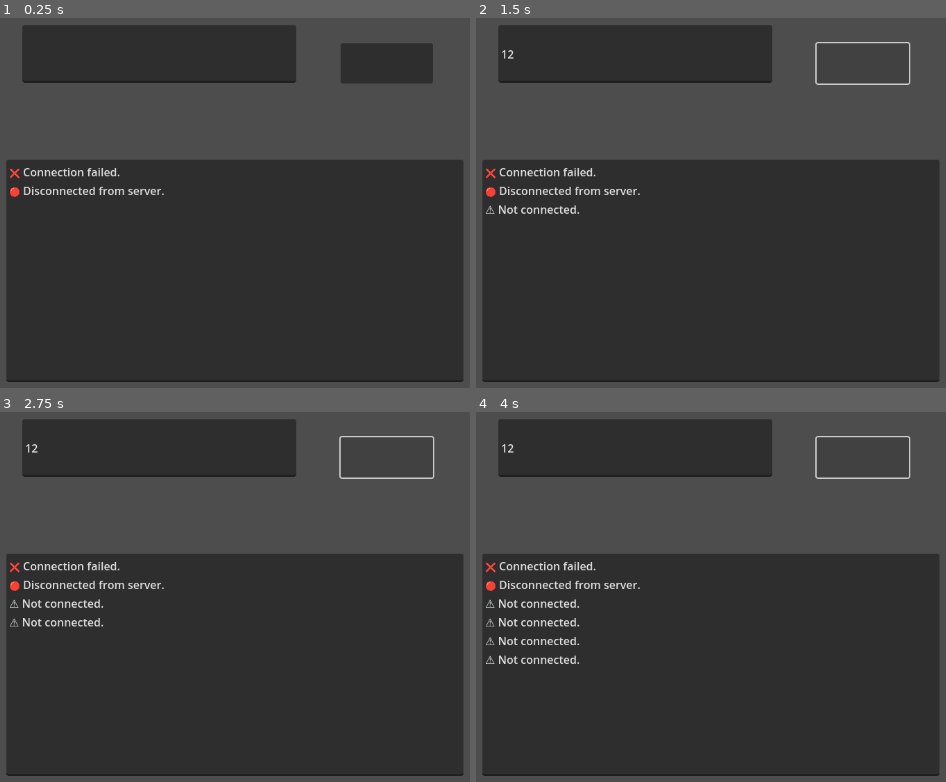
Above: before the commit, frames 1-4 (two rows, left to right).
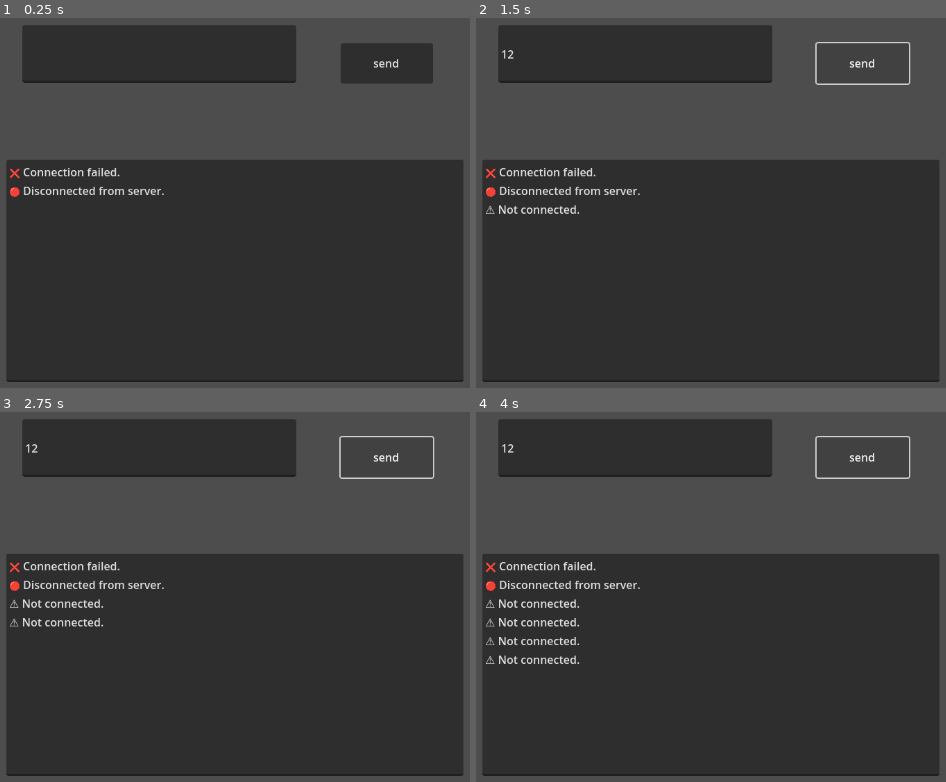
Above: after the commit, the same moments.

Repository: zeropowerzer0/websocket-project_test
Game: Godot game, scene res://chat_client.tscn
The game is run twice, just before and just after one commit, with the same random seed, the same clock (stepped at 60 frames per second) and the same inputs. This scene is started directly instead of the project's main scene.
Inputs (mouse positions are in pixels of both pictures, inside the frame that each line leads up to):
- Up to frame 1 (0.25 s): no input
- Up to frame 2 (1.5 s): click (635, 55) at 0.52 s; type "12" at 0.6 s; click (861, 62) at 1.25 s
- Up to frame 3 (2.75 s): click (385, 456) at 2 s
- Up to frame 4 (4 s): click (861, 456) at 2.75 s; tap Enter at 3.5 s

The runs differ from the first frame. In frame 1, less than 0.1% of the frame differs, in the area x 79-85%, y 11-14%; in frame 2, less than 0.1%; in frame 3, less than 0.1%; in frame 4, less than 0.1%.

Commit message:
edited few stuff

Diff:
--- a/ChatClient.gd
+++ b/ChatClient.gd
@@ -8,7 +8,7 @@
 
 func _ready():
 	send_btn.pressed.connect(_on_send_pressed)
-	connect_to_server("ws://127.0.0.1:9080")
+	connect_to_server("ws://127.0.0.1:2345")
 
 func connect_to_server(url: String):
 	var err = client.connect_to_url(url)
--- a/ChatServer.gd
+++ b/ChatServer.gd
@@ -1,7 +1,7 @@
 extends Node
 
 # The port we will listen to.
-const PORT = 9080
+const PORT = 2345
 
 # Our TCP Server instance.
 var _tcp_server = TCPServer.new()
@@ -30,28 +30,32 @@
 		ws.accept_stream(_tcp_server.take_connection())
 		_peers[last_peer_id] = ws
 
-	# Iterate over all connected peers using "keys()" so we can erase in the loop
+	# Iterate over all connected peers
 	for peer_id in _peers.keys():
 		var peer = _peers[peer_id]
-
 		peer.poll()
 
-		var peer_state = peer.get_ready_state()
-		if peer_state == WebSocketPeer.STATE_OPEN:
-			while peer.get_available_packet_count():
-				var packet = peer.get_packet()
-				if peer.was_string_packet():
-					var packet_text = packet.get_string_from_utf8()
-					print("< Got text data from peer %d: %s ... echoing" % [peer_id, packet_text])
-					# Echo the packet back.
-					peer.send_text(packet_text)
-				else:
-					print("< Got binary data from peer %d: %d ... echoing" % [peer_id, packet.size()])
-					# Echo the packet back.
-					peer.send(packet)
-		elif peer_state == WebSocketPeer.STATE_CLOSED:
-			# Remove the disconnected peer.
-			_peers.erase(peer_id)
-			var code = peer.get_close_code()
-			var reason = peer.get_close_reason()
-			print("- Peer %s closed with code: %d, reason %s. Clean: %s" % [peer_id, code, reason, code != -1])
+		match peer.get_ready_state():
+			WebSocketPeer.STATE_OPEN:
+				while peer.get_available_packet_count() > 0:
+					var packet = peer.get_packet()
+					if peer.was_string_packet():
+						var msg = packet.get_string_from_utf8()
+						print("< Peer %d: %s" % [peer_id, msg])
+
+						# Broadcast message to all connected peers
+						for other_id in _peers.keys():
+							var other_peer = _peers[other_id]
+							if other_peer.get_ready_state() == WebSocketPeer.STATE_OPEN:
+								# Optionally skip the sender:
+								if other_id != peer_id:
+									other_peer.send_text("Peer %d: %s" % [peer_id, msg])
+					else:
+						print("< Peer %d sent binary data (%d bytes)" % [peer_id, packet.size()])
+						for other_peer in _peers.values():
+							if other_peer.get_ready_state() == WebSocketPeer.STATE_OPEN:
+								other_peer.send(packet)
+
+			WebSocketPeer.STATE_CLOSED:
+				_peers.erase(peer_id)
+				print("- Peer %d disconnected" % peer_id)
--- a/chat_client.tscn
+++ b/chat_client.tscn
@@ -29,3 +29,5 @@
 offset_top = 126.0
 offset_right = 914.0
 offset_bottom = 184.0
+text = "send
+"
Not shown, added: export_presets.cfg
